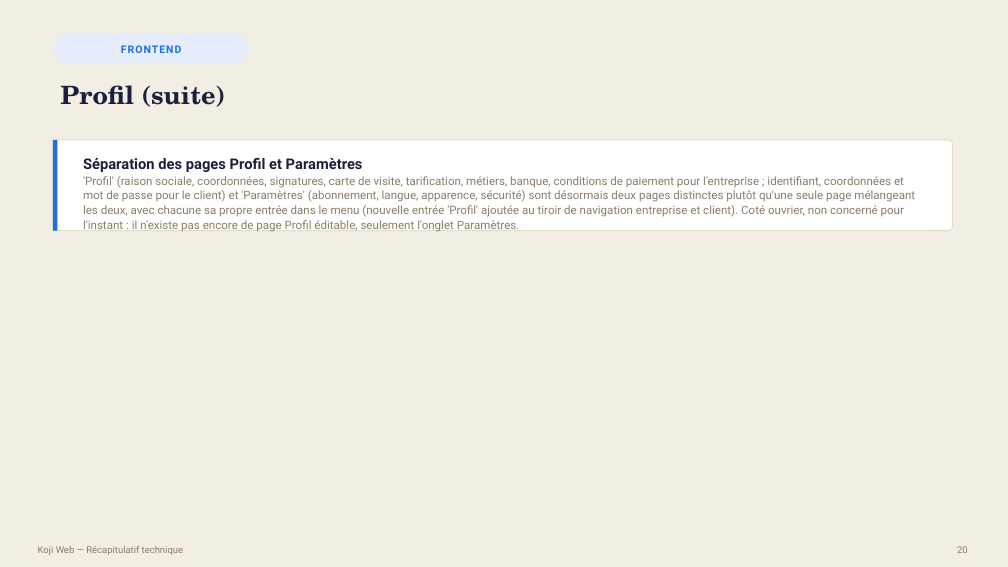
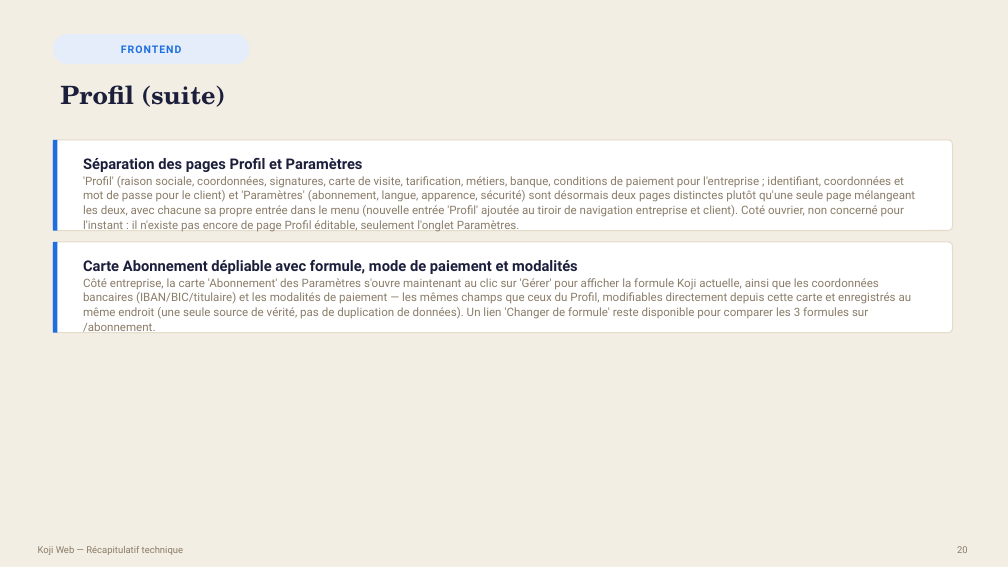
Before and after one commit to bouhouchimira-prog/web-app-Koji, a slide deck: slide 20 of docs/manager-recap/Recap-Koji-Manager.pptx. Drawn at 1008x567 pixels with LibreOffice and Linux fonts; fonts in the diff are those of the drawing. Boxes give left, top, right and bottom in pixels: in the first picture for what was removed or moved away, otherwise in the second. Text is boxed around its words. In the diff, an @@ line names an element or a change of style, - is before the commit and + after.

```diff
--- a/docs/manager-recap/Recap-Koji-Manager.pptx
+++ b/docs/manager-recap/Recap-Koji-Manager.pptx
@@ rounded rectangle added at box(53, 242, 953, 333), fill #FFFFFF, outline #E4DCCB 1 pt @@
@@ rectangle added at box(53, 242, 57, 333), fill #1D6FE0 @@
@@ text added at box(83, 260, 578, 274), 14 pt, text #1B1F3B, bold @@
+Carte Abonnement dépliable avec formule, mode de paiement et modalités
@@ text added at box(83, 278, 912, 333), 11 pt, text #8A7C68 @@
+Côté entreprise, la carte 'Abonnement' des Paramètres s'ouvre maintenant au clic sur 'Gérer' pour afficher la formule Koji actuelle, ainsi que les coordonnées bancaires (IBAN/BIC/titulaire) et les modalités de paiement — les mêmes champs que ceux du Profil, modifiables directement depuis cette carte et enregistrés au même endroit (une seule source de vérité, pas de duplication de données). Un lien 'Changer de formule' reste disponible pour comparer les 3 formules sur /abonnement.
```
Also in this commit, not shown: 2 other slides changed, 4 other files.
